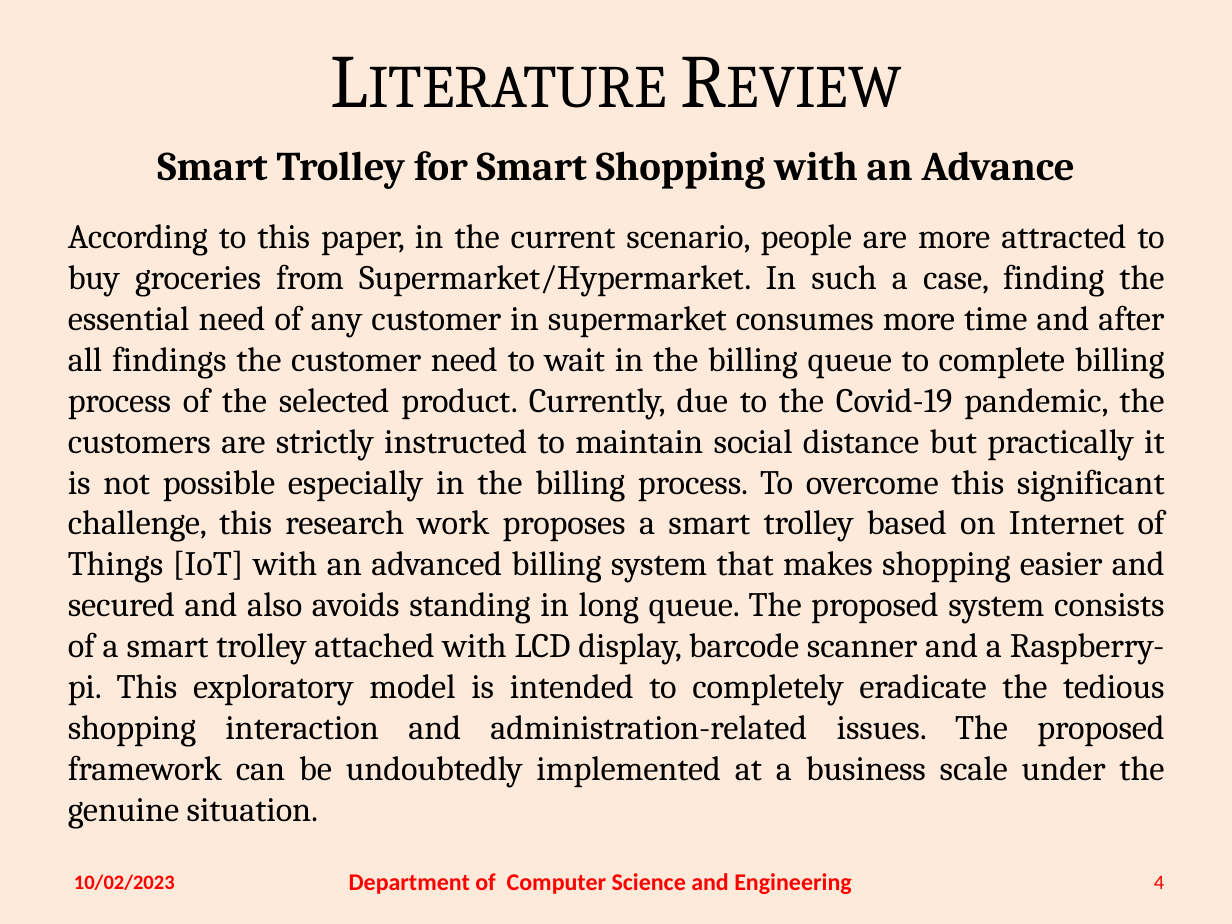
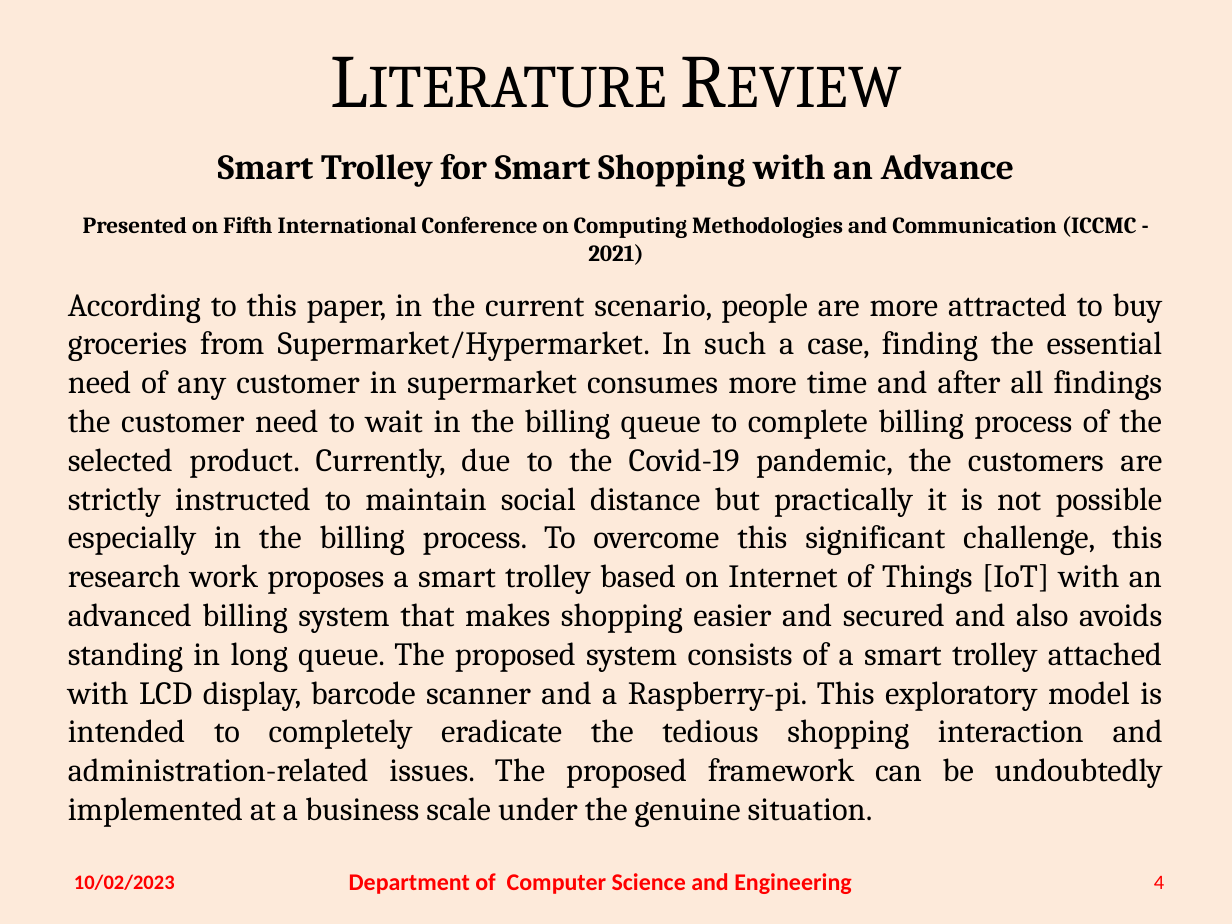
Before and after one commit to thatNitinVinayak/Inventory-Management-using-IoT, a slide deck: slide 4 of Review/Review 1/19C0-59,62,77 Review1 (18CS810) - incomplete.pptx. Drawn at 1232x924 pixels with LibreOffice and Linux fonts; fonts in the diff are those of the drawing. Boxes give left, top, right and bottom in pixels: in the first picture for what was removed or moved away, otherwise in the second. Text is boxed around its words. In the diff, an @@ line names an element or a change of style, - is before the commit and + after.

Commit message:
update Review 1 ppt

```diff
--- a/Review/Review 1/19C0-59,62,77 Review1 (18CS810) - incomplete.pptx
+++ b/Review/Review 1/19C0-59,62,77 Review1 (18CS810) - incomplete.pptx
@@ text at bbox=[68, 154, 1163, 827]: size 23.8 to 20.7 pt in "Smart Trolley for Smart Shopping with an ..."; size 19.9 to 18.9 pt in "According to this paper, in the current ..." @@
@@ text at bbox=[83, 216, 1137, 265]: paragraph added @@
+Presented on Fifth International Conference on Computing Methodologies and Communication (ICCMC - 2021)
```
Also in this commit, not shown: 4 other slides changed.
